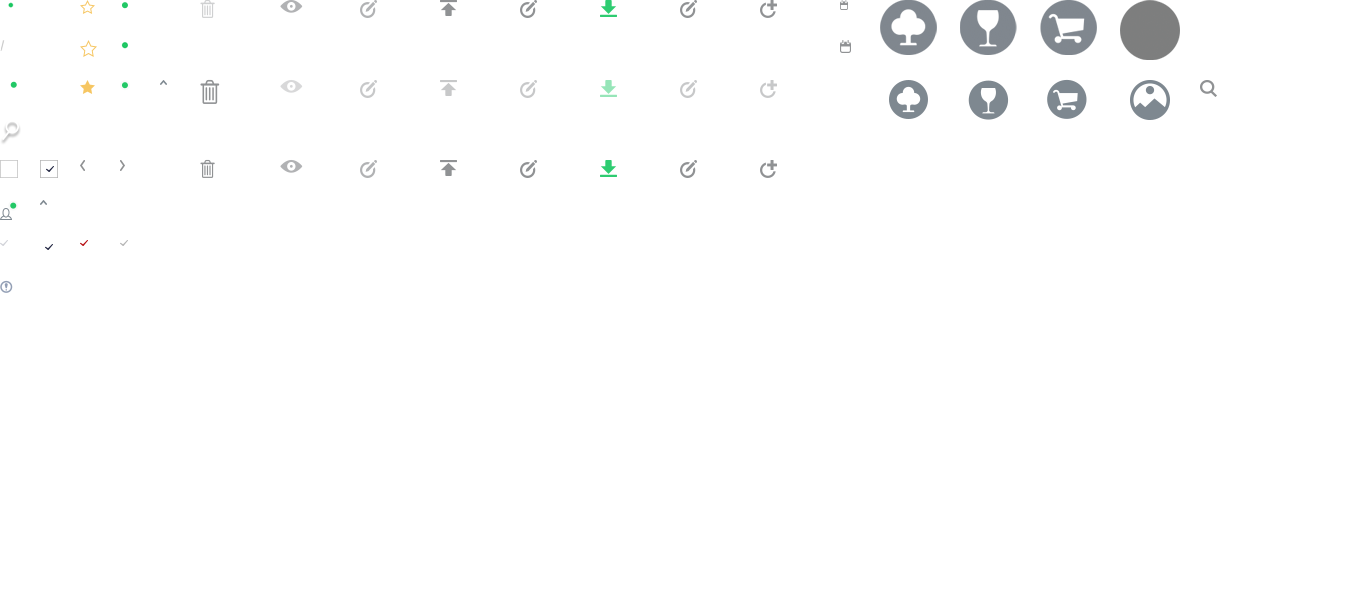
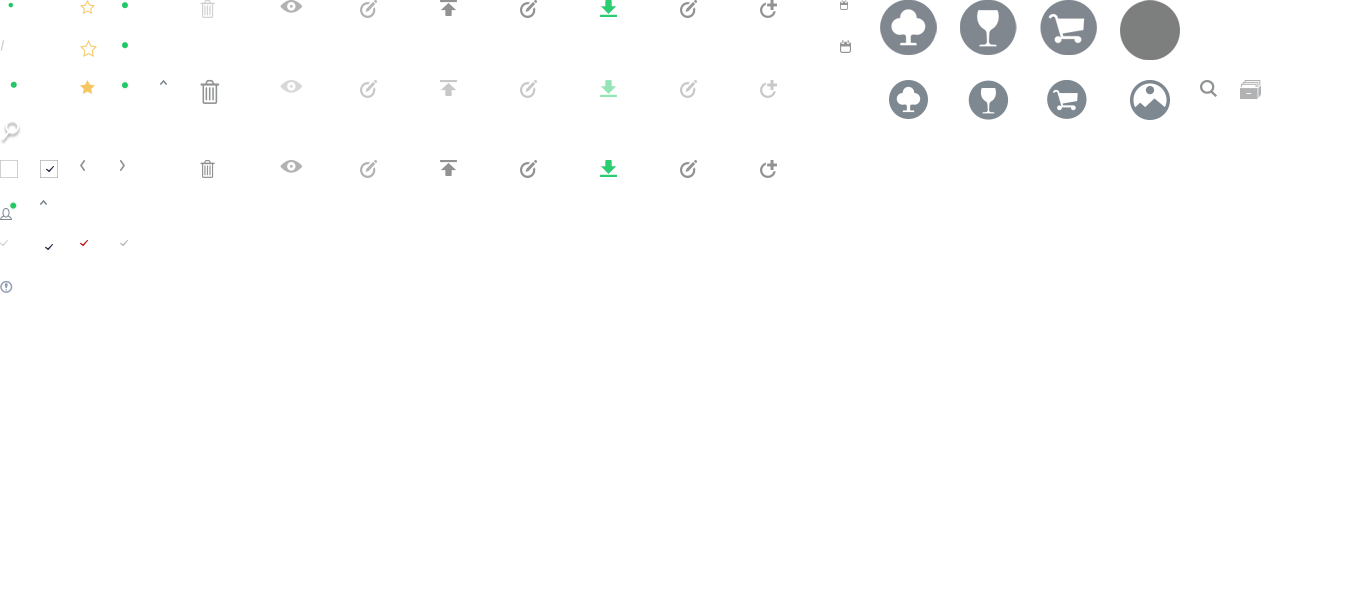
Two versions of the same layered image (w=1360, h=600). Layer-by-layer changes:
added layer "Vector Smart Object" (3rd of 6) above "Vector Smart Object copy 4" over (1240, 80, 1261, 99)
